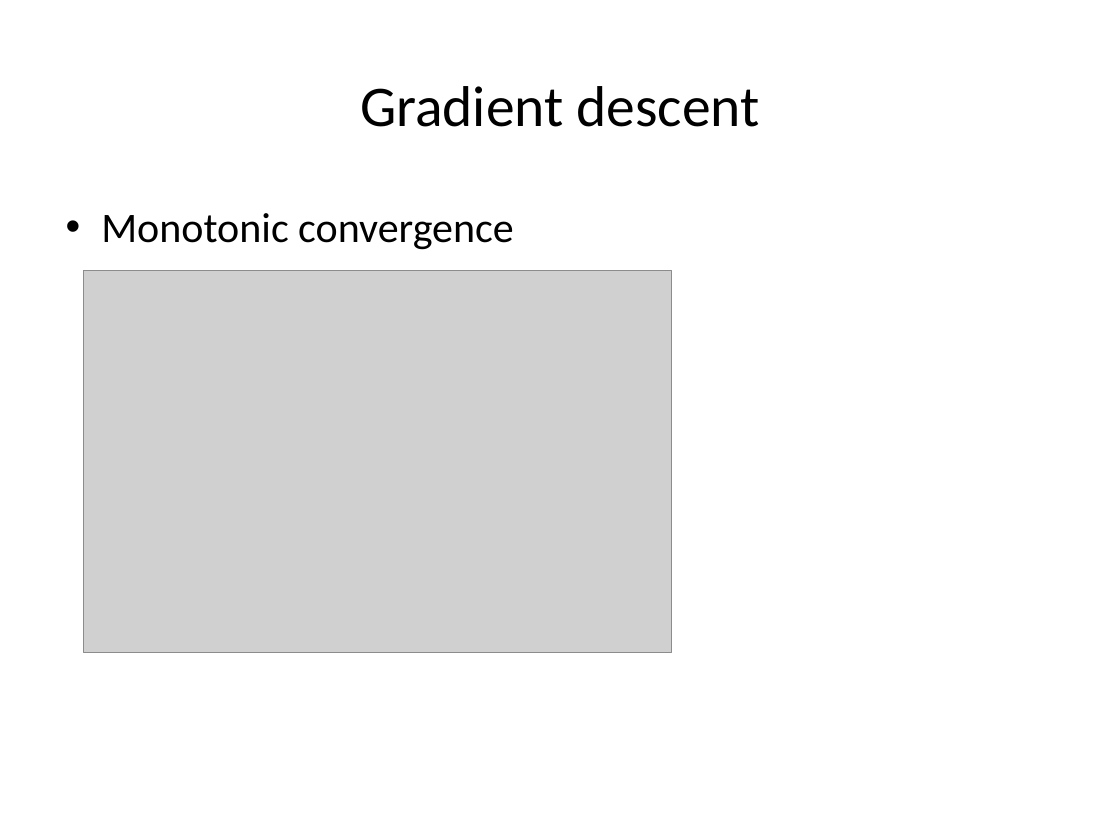
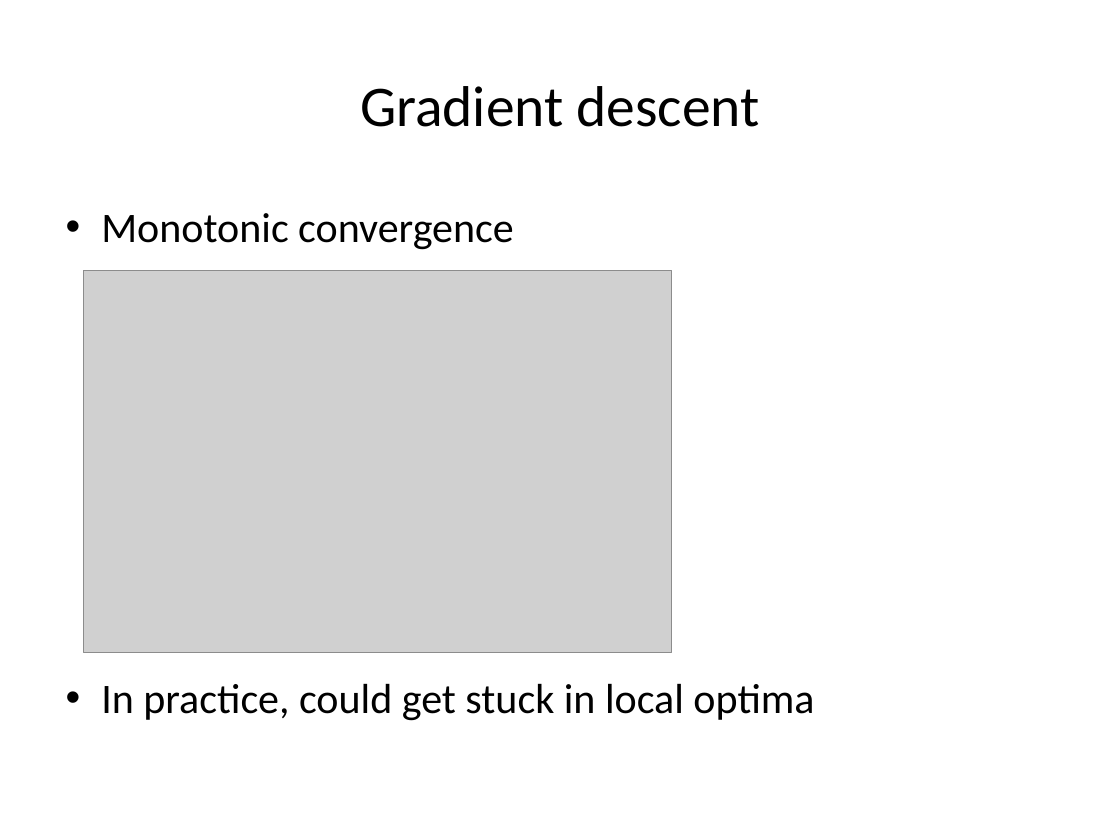
Before and after one commit to dtemraz/machine-learning, a slide deck: slide 46 of src/main/resources/nn.pptx (slide 31 before the commit). Drawn at 1120x840 pixels with LibreOffice and Linux fonts; fonts in the diff are those of the drawing; grey boxes stand for pictures; background and template pictures are left out. Boxes give left, top, right and bottom in pixels: in the first picture for what was removed or moved away, otherwise in the second. Text is boxed around its words. In the diff, an @@ line names an element or a change of style, - is before the commit and + after.

```diff
--- a/src/main/resources/nn.pptx
+++ b/src/main/resources/nn.pptx
@@ text at [101, 683, 814, 721]: paragraph added @@
+• In practice, could get stuck in local optima
```
Also in this commit, not shown: 4 other slides changed, 15 slides added, 39 other files.
